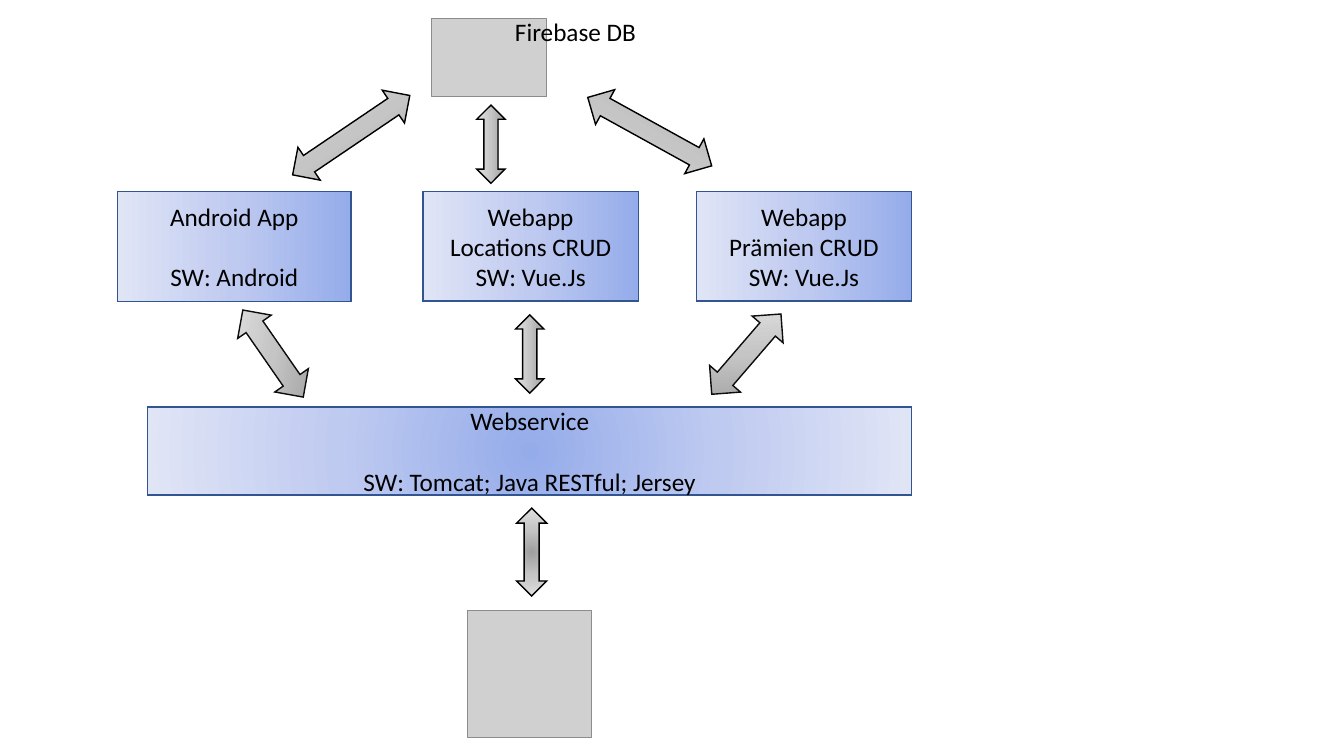
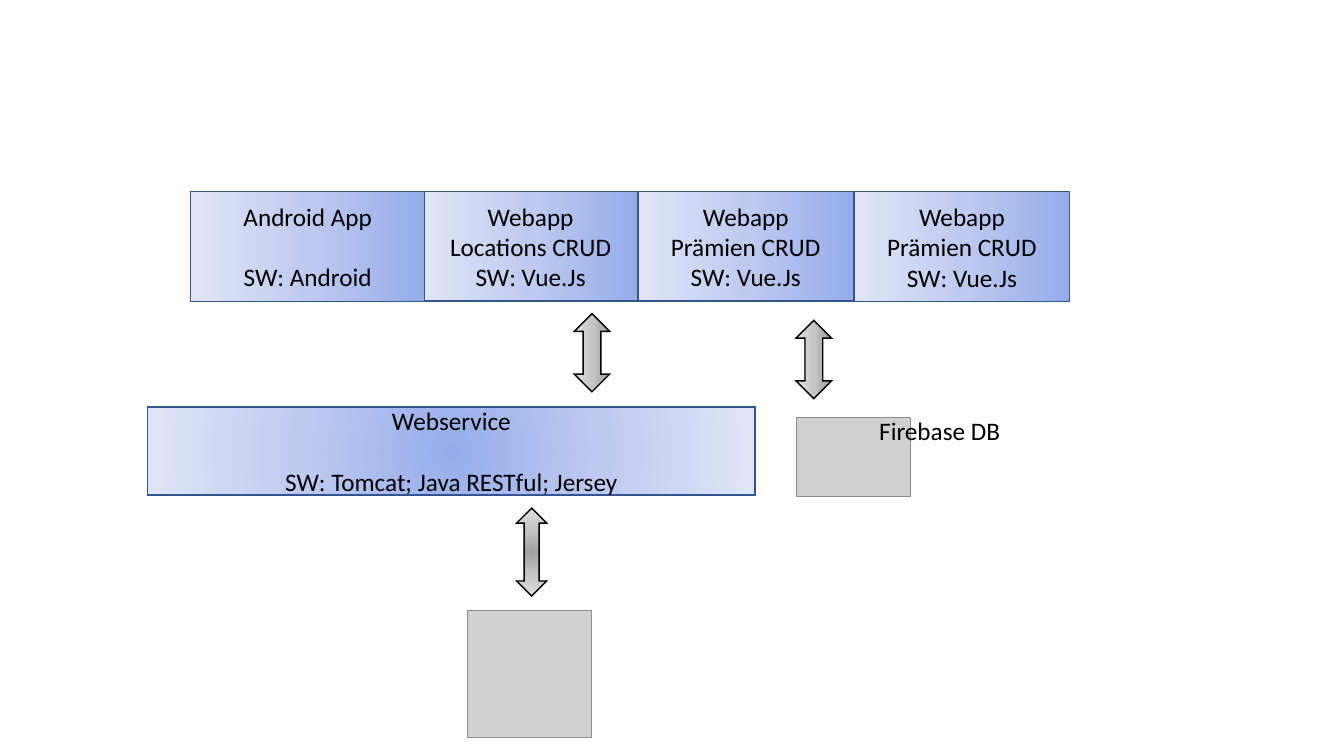
Before and after one commit to gilgenreiner/TravelAdvicer, a slide deck: slide 3 of SYP(MUH)/SpirintDiagramme.pptx. Drawn at 1344x756 pixels with LibreOffice and Linux fonts; fonts in the diff are those of the drawing; grey boxes stand for pictures. Boxes give left, top, right and bottom in pixels: in the first picture for what was removed or moved away, otherwise in the second. Text is boxed around its words. In the diff, an @@ line names an element or a change of style, - is before the commit and + after.

```diff
--- a/SYP(MUH)/SpirintDiagramme.pptx
+++ b/SYP(MUH)/SpirintDiagramme.pptx
@@ left right arrow removed at (281,79,420,190) @@
@@ left right arrow removed at (578,80,721,183) @@
@@ rectangle "Android App": place and size @@
-rectangle "Android App" at (117,192,351,301)
+rectangle "Android App" at (191,192,424,301)
@@ rectangle "Webapp": place and size @@
-rectangle "Webapp" at (697,192,912,301)
+rectangle "Webapp" at (638,192,854,301)
@@ rectangle added at (854,192,1070,301), fill gradient #96ABEA to #C0CBF0 to #E0E5F7, outline #325491 1 pt, 18 pt, text #000000 @@
+Webapp
+Prämien CRUD
+SW: Vue.Js
@@ left right arrow removed at (226,299,320,410) @@
@@ left right arrow: place and size @@
-left right arrow at (516,315,544,393)
+left right arrow at (574,313,609,392)
@@ left right arrow removed at (696,301,797,408) @@
@@ left right arrow: place and size @@
-left right arrow at (477,105,505,184)
+left right arrow at (797,320,832,399)
@@ rectangle "Webservice": place and size @@
-rectangle "Webservice" at (148,407,912,495)
+rectangle "Webservice" at (148,407,755,495)
@@ picture: place and size @@
-picture at (432,18,546,97)
+picture at (797,418,911,497)
@@ text "Firebase DB": place and size @@
-text "Firebase DB" at (515,20,636,47)
+text "Firebase DB" at (879,419,1000,446)
```
